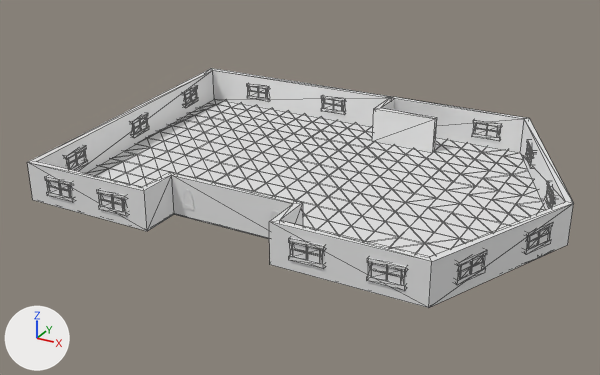
One commit to the OBJ model model/Buildings/Gilbert's Grotto/Gilbert's GrottoF1.obj: the scene before it, then after it.
Both versions are drawn from a 50 mm lens placed at (27.0, -49.8, 25.5), pointed at (-1.3, 1.8, -0.3). Lighting does not change. The marker at lower left points along +X, +Y and +Z. Mesh edges are drawn as thin lines on the coarser meshes. Where no turn or scale is listed for an object, it has been applied to the vertices.

In view in the first picture: 'Floor', 'Floor1Ext', 'Walls.001', 'Walls.004', 'Walls.005', 'Walls.006', 'Walls.007', 'Walls.008'.
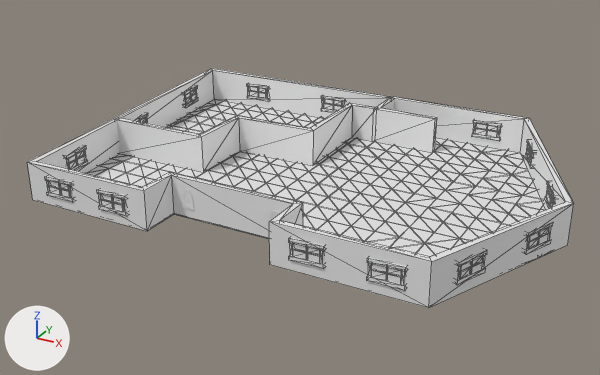
What differs and where, as boxes (x1, y1, x2, y2) in the pictures (600 x 375 px):
'Vert', added: after (116, 103, 378, 172)

The change, as a list of edits to the scene's bpy script:
```text
Add me_vert:
    me_vert.from_pydata(...)  # 24 vertices, 44 faces; spans x -17.9..0.0, y 0.0..13.5, z 0.0..3.0
Add ob_vert:
    ob_vert = bpy.data.objects.new('Vert', me_vert)
    ob_vert.location = (0.0, 0.0, 0.0)
```
